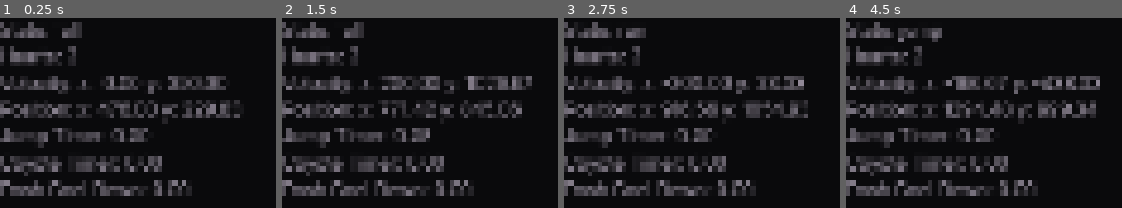
Above: before the commit, frames 1-4 (left to right).
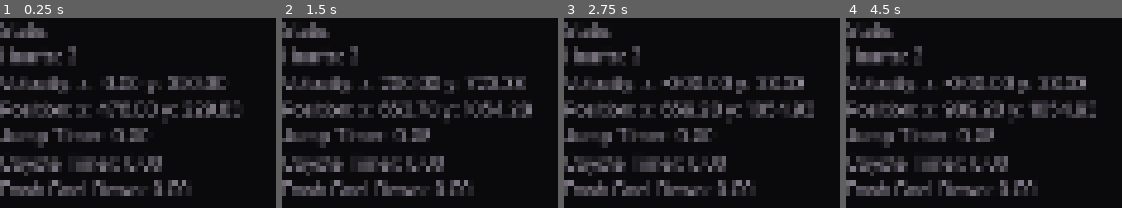
Above: after the commit, the same moments.

Repository: SinaMajdieh/boss-room
Game: Godot game, scene res://scenes/level.tscn
The game is run twice, just before and just after one commit, with the same random seed, the same clock (stepped at 60 frames per second) and the same inputs.
Inputs (mouse positions are in pixels of both pictures, inside the frame that each line leads up to):
- Up to frame 1 (0.25 s): no input
- Up to frame 2 (1.5 s): tap Enter at 0.5 s; move the mouse to (outside the picture) at 0.52 s; hold Space (jump) 0.53-1.28 s; hold D (right) from 0.53 s (still down); tap Shift (dash) at 0.6 s; move the mouse to (outside the picture) at 1.27 s; tap Space (jump) at 1.35 s
- Up to frame 3 (2.75 s): tap Space (jump) at 1.52, 1.82 s; tap Shift (dash) at 1.55, 2.1 s; move the mouse to (outside the picture) at 2.02 s; release D (right) at 2.03 s; hold A (left) from 2.03 s (still down); hold Space (jump) from 2.03 s (still down)
- Up to frame 4 (4.5 s): move the mouse to (outside the picture) at 2.77 s; release A (left) at 2.78 s; release Space (jump) at 2.78 s; hold D (right) 2.78-4.28 s; click (outside the picture) at 2.85 s; tap Space (jump) at 3.02, 3.32, 4.35 s; tap Shift (dash) at 3.05, 3.6 s; move the mouse to (outside the picture) at 3.52 s; hold Space (jump) 3.53-4.28 s; move the mouse to (outside the picture) at 4.27 s; hold A (left) from 4.28 s (still down)

The runs differ from the first frame. In frame 1, 0.5% of the frame differs, in the area x 22-30%, y 2-11%; in frame 2, 4.3%; in frame 3, 3.3%; in frame 4, 5.8%, in the area x 18-93%, y 5-64%.

Commit message:
Improve State machine but adding the the argument for which state we are transitioning from

Diff:
--- a/scripts/player/player.gd
+++ b/scripts/player/player.gd
@@ -6,6 +6,7 @@
 @export var health: PlayerHealth
 @export var state_machine: StateMachine
 @export var collision_controller: PlayerCollisionController
+@export var attack_animation_player: AnimationPlayer
 
 @export_category("Timers")
 @export var jump_timer: Timer
@@ -25,4 +26,4 @@
 	return state_machine.get_current_state()
 
 func die() -> void:
-	state_machine.transition("dead")
+	state_machine.transition(state_machine.current_state_name, "dead")
--- a/scripts/state_machine/node_state.gd
+++ b/scripts/state_machine/node_state.gd
@@ -3,7 +3,7 @@
 
 @export var debug: bool = false
 
-signal transition(state_name: String)
+signal transition(from_state_name: String, to_state_name: String)
 
 func on_process(_delta: float) -> void:
     pass
@@ -21,3 +21,6 @@
 
 func can_transition() -> bool:
     return true
+
+func transition_to(state_name: String) -> void:
+    transition.emit(name, state_name)
--- a/scripts/state_machine/state_machine.gd
+++ b/scripts/state_machine/state_machine.gd
@@ -40,12 +40,16 @@
 			states[child.name.to_lower()] = child
 			child.transition.connect(transition)
 
-func transition(state_name: String) -> void:
-	state_name = state_name.to_lower()
-	if state_name == current_state_name:
+func transition(from_state_name: String, to_state_name: String) -> void:
+	to_state_name = to_state_name.to_lower()
+	from_state_name = from_state_name.to_lower()
+
+	if current_state_name != from_state_name:
+		return
+	if to_state_name == current_state_name:
 		return
 
-	var new_state: NodeState = states.get(state_name)
+	var new_state: NodeState = states.get(to_state_name)
 
 	if not new_state or not new_state.can_transition():
 		return
